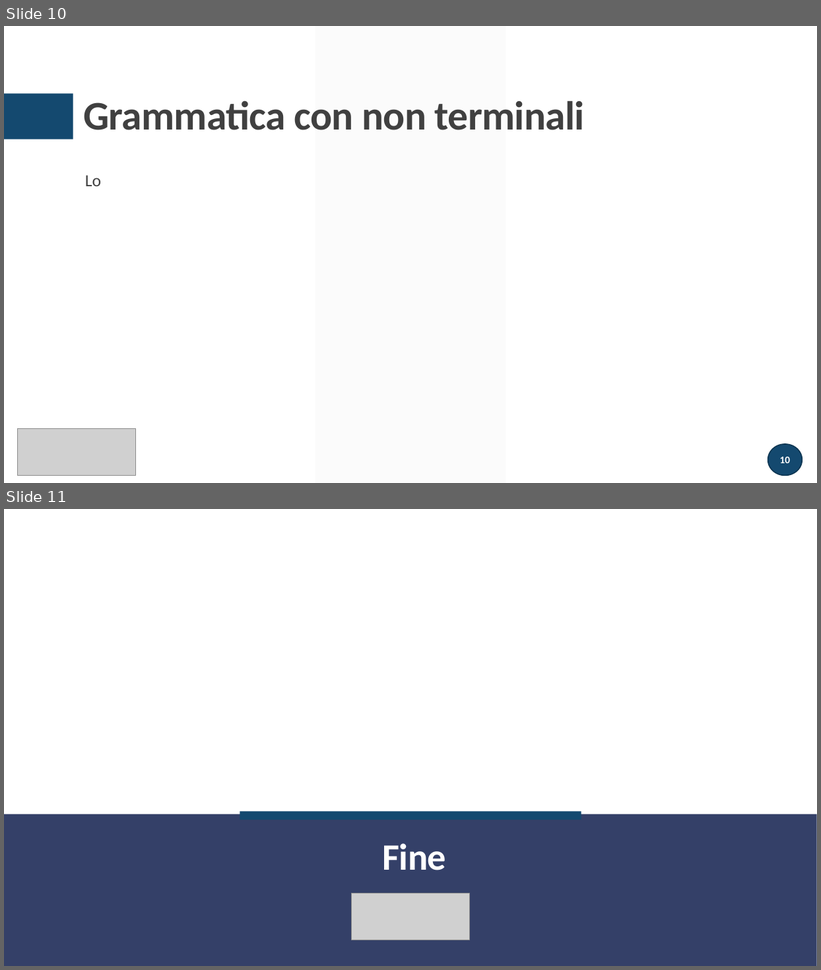
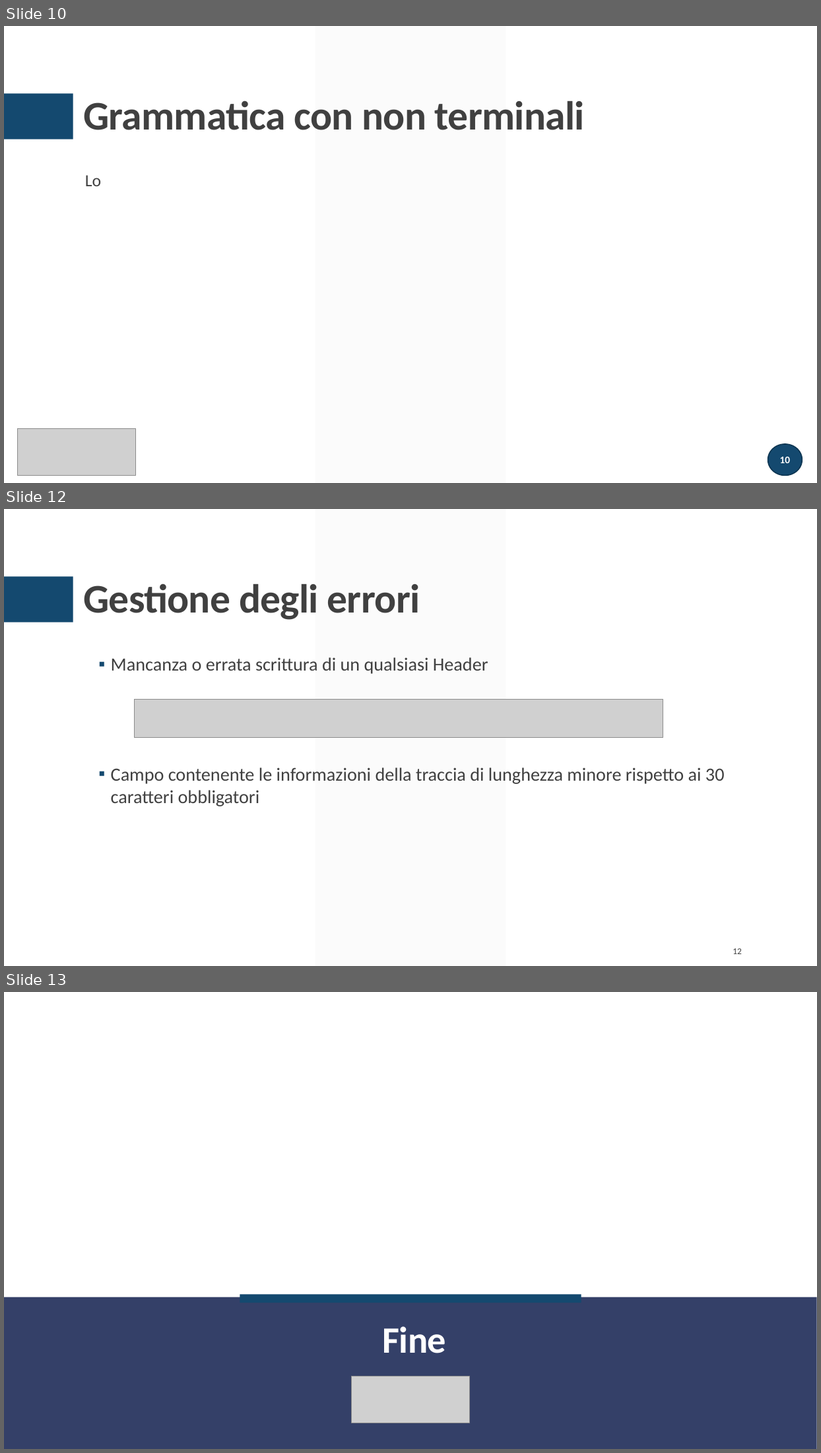
Before and after one commit to atusghen/SimpleID3, a slide deck: presentazione.pptx. Shown one above the other, each under a label of ours: slides 10 and 11 before the commit, slides 10, 12 and 13 after it; the slides between them are not shown. The pictures are 821x970 and 821x1453 pixels, drawn with LibreOffice and Linux fonts; fonts in the diff are those of the drawing; grey boxes stand for pictures. Boxes give left, top, right and bottom in pixels: in the first picture for what was removed or moved away, otherwise in the second. Text is boxed around its words. In the diff, an @@ line names an element or a change of style, - is before the commit and + after.

Commit message:
Gestione errori

```diff
--- a/presentazione.pptx
+++ b/presentazione.pptx
@@ slide 12 added at [4,509,817,966], background #FFFFFF; not listed: 2 template elements that a slide beside it also shows @@
@@ title added at [83,584,420,620], 48 pt, text #404040, bold @@
+Gestione degli errori
@@ text added at [111,657,725,807], 22 pt, text #404040 @@
+  ▪ Mancanza o errata scrittura di un qualsiasi Header
+  ▪ Campo contenente le informazioni della traccia di lunghezza minore rispetto ai 30 caratteri obbligatori
@@ picture added at [135,699,663,738] @@
@@ page number added at [733,949,742,955], 10.5 pt, text #404040 @@
+12
@@ what was slide 11 is now slide 13 @@
```
Also in this commit, not shown: 2 slides changed, 1 other slide added, 7 other files.
